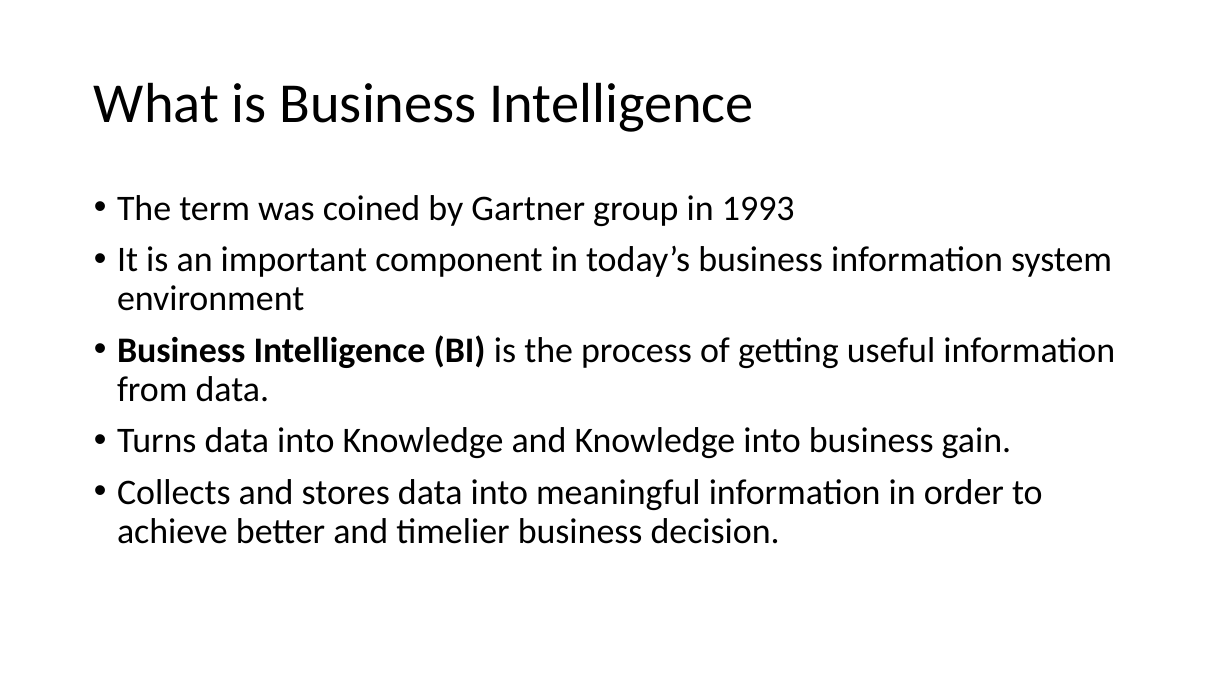
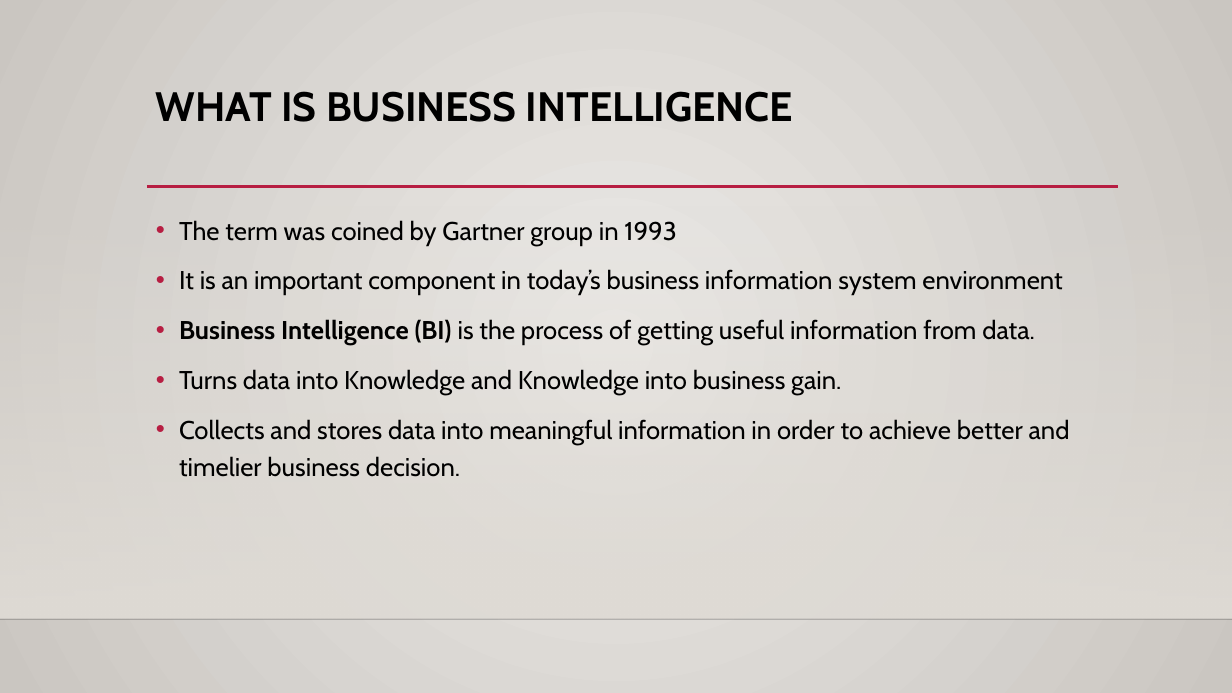
Before and after one commit to tomarprateek/ujl, a slide deck: slide 3 of Business Intelligence(BI).pptx. Drawn at 1232x693 pixels with LibreOffice and Linux fonts; fonts in the diff are those of the drawing; background and template pictures are left out. Boxes give left, top, right and bottom in pixels: in the first picture for what was removed or moved away, otherwise in the second. Text is boxed around its words. In the diff, an @@ line names an element or a change of style, - is before the commit and + after.

```diff
--- a/Business Intelligence(BI).pptx
+++ b/Business Intelligence(BI).pptx
@@ background #FFFFFF to gradient #ECEAE7 to #CAC7C1 @@
@@ title "WHAT IS BUSINESS INTELLIGENCE" at [156, 91, 793, 122]: vertical alignment middle to top @@
@@ title at [156, 91, 793, 122]: text changed; size 44 to 32 pt; font Calibri to Cabin; bold on @@
-What is Business Intelligence
+WHAT IS BUSINESS INTELLIGENCE
@@ rectangle added at [0, 204, 1232, 619], fill gradient #DFDBD5 @@
@@ text "The term was coined by ...": place and size @@
-text "The term was coined by ..." at [117, 195, 1115, 544]
+text "The term was coined by ..." at [179, 220, 1070, 477]
@@ text "The term was coined by ..." at [179, 220, 1070, 477]: size 28 to 20 pt, font Calibri to Cabin; line spacing 0.9 to 1.2 @@
@@ line added from (147, 187) to (1118, 187), #B71E42 2.5 pt @@
@@ line added from (0, 619) to (1232, 619), #000001 1 pt @@
```
Also in this commit, not shown: 4 other slides changed, 25 slides added, 1 slide removed.
